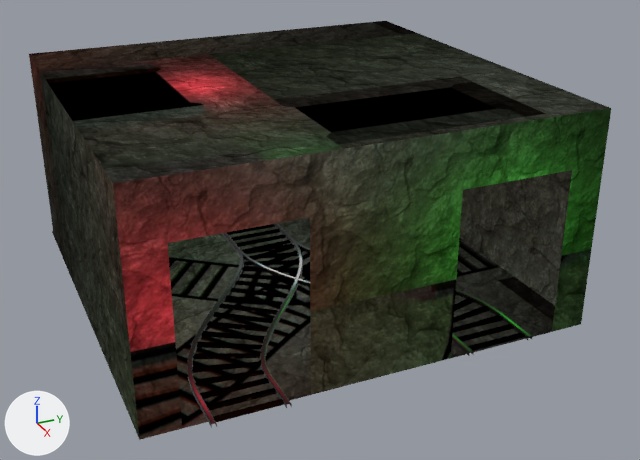
The glTF model static/flow-cart.glb: old version first, new version second.
Camera for both pictures: a camera (50 mm lens) standing at (11.65, -1.2, 5.09) and looking at (2.93, 2.73, 0.72). The lights are fixed; the arrows at lower left show +X, +Y and +Z. Where no turn or scale is listed for an object, it has been applied to the vertices. Vertices at the same position are counted once.

Names of what the first picture shows: 'Rails', 'Room'.
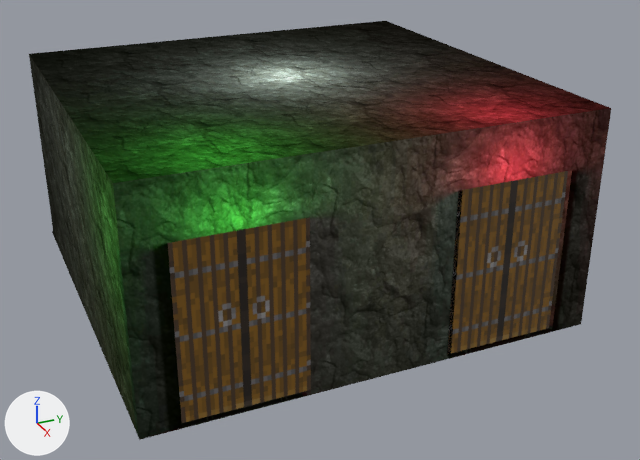
Commit message: feat: Doors!

Boxes [x1, y1, x2, y2] around the edits, measured in the pictures (640 x 460 px):
'Room', recoloured, surface changed: [29, 22, 611, 440] in both
'YesDoor.R', added (brown): after [168, 230, 248, 423]
'YesDoor.L', added (brown): after [241, 217, 311, 406]
'Rails', deleted (black): before [187, 223, 532, 428]
    faces in mat_wood: [192, 224, 525, 422]
    faces in mat_metal (picture img_bakedrail): [187, 223, 532, 428]
'NoDoor.R', added (brown): after [448, 181, 515, 354]
'NoDoor.L', added (brown): after [499, 171, 568, 341]
part 1 of me_vlak, added: after [206, 333, 530, 421]

Edits to the bpy script that builds the scene:
```text
Add img_door:
    img_door = load_image('door', '_unpacked/door', 592, 1184, 'sRGB')
Change mat_stone:
    add n7 = _N.new('ShaderNodeMix'); n7.name = 'Mix'
    add n7.data_type = 'RGBA'
    add n7.blend_type = 'MULTIPLY'
    add n7.inputs[0].default_value = 1.0  # 'Factor'
    add n8 = _N.new('ShaderNodeVertexColor'); n8.name = 'Color Attribute'
    where n5 = _N.new('ShaderNodeTexImage'); n5.name = 'Image Texture'
    where n0 = _N.new('ShaderNodeEmission'); n0.name = 'Emission'
    remove _L.new(n5.outputs[0], n0.inputs[0])  # 'Color' to 'Color'
    add _L.new(n7.outputs[2], n0.inputs[0])  # 'Result' to 'Color'
    add _L.new(n8.outputs[0], n7.inputs[7])  # 'Color' to 'B'
    add _L.new(n5.outputs[0], n7.inputs[6])  # 'Color' to 'A'
Change mat_metal:
    remove # nodes: BsdfPrincipled, OutputMaterial, TexImage
    remove # uses the picture img_bakedrail
    nodes: BsdfTransparent, Emission, LightPath, Mix, MixShader, OutputMaterial, TexImage, UVMap, VertexColor
    uses the picture img_bakedroom
Add mat_material_001:
    mat_material_001 = principled_material('Material.001')
    mat_material_001.texture = img_door
Add mat_door:
    mat_door = principled_material('Door')
    mat_door.texture = img_door
    mat_door.roughness = 0.811
Change me_vlak:
    used by ob_room; location = (0.0, 0.0, 0.0)
    remove me_vlak.from_pydata(...)  # 30 vertices, 32 faces; spans x 0.0..5.0, y 0.0..5.0, z 0.0..2.5
    add me_vlak.from_pydata(...)  # 2032 vertices, 3002 faces; spans x 0.0..5.0, y 0.0..5.0, z 0.0..2.5
    me_vlak part 1: 2002 vertices added at x 0.0..5.0, y 0.65..4.3, z 0.0..0.05
    add me_vlak.materials.append(mat_wood)
    add me_vlak.materials.append(mat_metal)
Add me_vlak_004:
    me_vlak_004.from_pydata(...)  # 8 vertices, 10 faces; spans x -0.07..0.07, y 0.0..0.65, z -0.92..0.92
    me_vlak_004.materials.append(mat_material_001)  # picture img_door
Add me_vlak_001:
    me_vlak_001.from_pydata(...)  # 8 vertices, 10 faces; spans x -0.07..0.07, y 0.0..0.65, z -0.92..0.92
    me_vlak_001.materials.append(mat_door)  # picture img_door
Add me_vlak_002:
    me_vlak_002.from_pydata(...)  # 8 vertices, 10 faces; spans x -0.07..0.07, y 0.0..0.65, z -0.92..0.92
    me_vlak_002.materials.append(mat_door)  # picture img_door
Remove ob_rails:
    ob_rails = bpy.data.objects.new('Rails', me_cube_001)
    ob_rails.location = (0.0, 0.0, 0.0)
Add ob_nodoor_r:
    ob_nodoor_r = bpy.data.objects.new('NoDoor.R', me_vlak_004)
    ob_nodoor_r.location = (4.93, 3.25, 0.98)
Add ob_nodoor_l:
    ob_nodoor_l = bpy.data.objects.new('NoDoor.L', me_vlak_004.copy())
    ob_nodoor_l.parent = ob_no
    ob_nodoor_l.location = (-0.0727, 0.65, 0.98)
    ob_nodoor_l.rotation_euler = (0.0, 3.142, 0.0)  # degrees (0, 180, 0)
    ob_nodoor_l.scale = (-1.0, -1.0, -1.0)
Add ob_no:
    ob_no = bpy.data.objects.new('No', None)
    ob_no.location = (5.0, 3.9, 0.0)
Add ob_yesdoor_r:
    ob_yesdoor_r = bpy.data.objects.new('YesDoor.R', me_vlak_001)
    ob_yesdoor_r.location = (4.93, 0.4, 0.98)
Add ob_yesdoor_l:
    ob_yesdoor_l = bpy.data.objects.new('YesDoor.L', me_vlak_002)
    ob_yesdoor_l.parent = ob_yes
    ob_yesdoor_l.location = (-0.0727, 0.65, 0.98)
    ob_yesdoor_l.rotation_euler = (0.0, 3.142, 0.0)  # degrees (0, 180, 0)
    ob_yesdoor_l.scale = (-1.0, -1.0, -1.0)
Add ob_yes:
    ob_yes = bpy.data.objects.new('Yes', None)
    ob_yes.location = (5.0, 1.05, 0.0)
```
